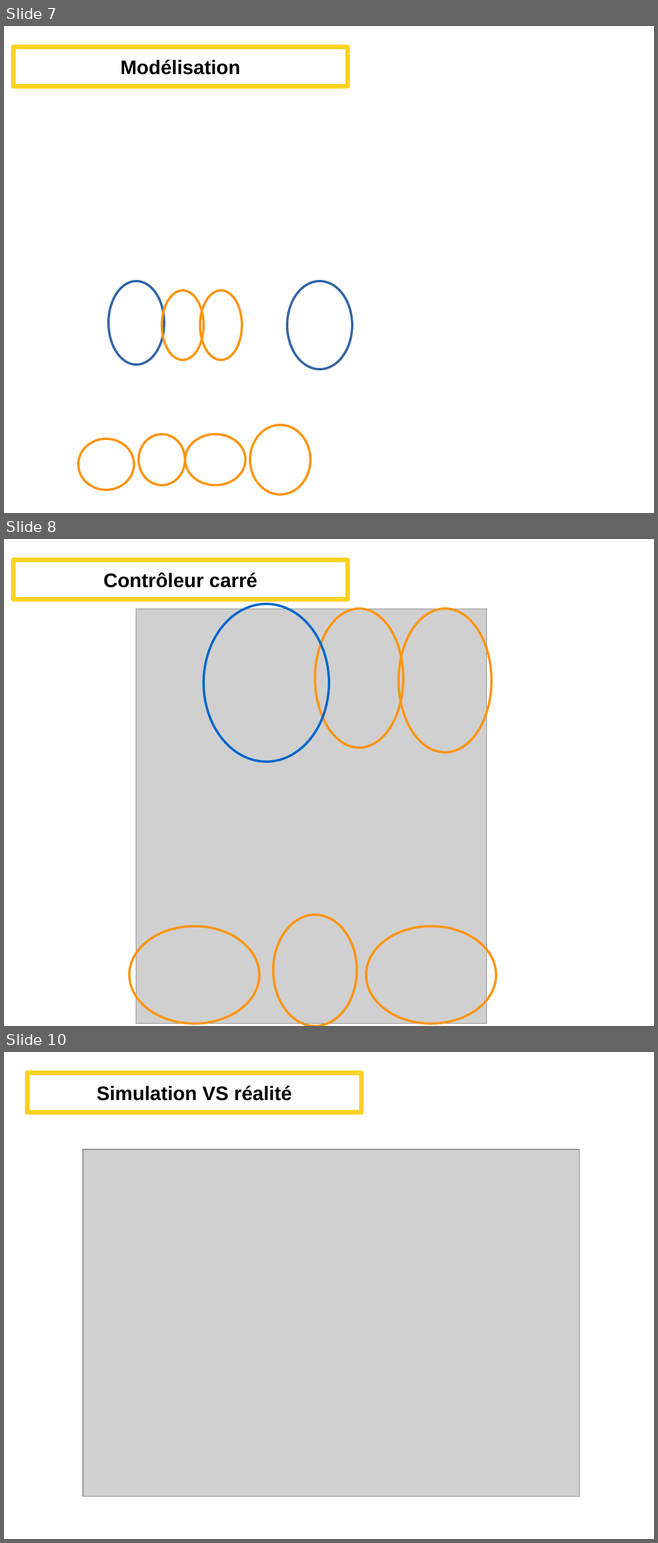
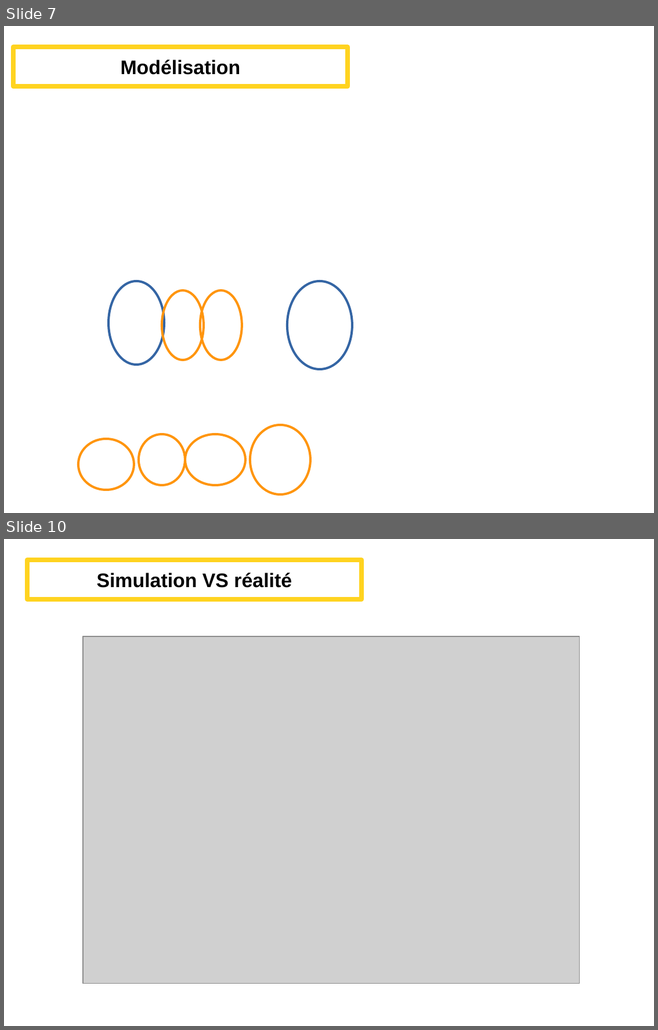
Before and after one commit to Alex-Lec/Projet-2I013-, a slide deck: Présentation_projetRobot.odp. Shown one above the other, each under a label of ours: slides 7, 8 and 10 before the commit, slides 7 and 10 after it; the slides between them are not shown. The pictures are 658x1543 and 658x1030 pixels, drawn with LibreOffice and Linux fonts; fonts in the diff are those of the drawing; grey boxes stand for pictures; background and template pictures are left out. Boxes give left, top, right and bottom in pixels: in the first picture for what was removed or moved away, otherwise in the second. Text is boxed around its words. In the diff, an @@ line names an element or a change of style, - is before the commit and + after.

```diff
--- a/Présentation_projetRobot.odp
+++ b/Présentation_projetRobot.odp
@@ slide 8 removed at (4,539,654,1026), background #FFFFFF @@
@@ title removed at (13,560,348,600) @@
-Contrôleur carré
@@ ellipse removed at (204,604,329,762) @@
@@ picture removed at (136,609,487,1024) @@
@@ ellipse removed at (315,609,404,748) @@
@@ ellipse removed at (398,609,491,752) @@
@@ ellipse removed at (273,915,357,1026) @@
@@ ellipse removed at (129,926,259,1023) @@
@@ ellipse removed at (366,926,496,1023) @@
```
Also in this commit, not shown: 2 slides added, 1 other slide removed, 3 other files.
